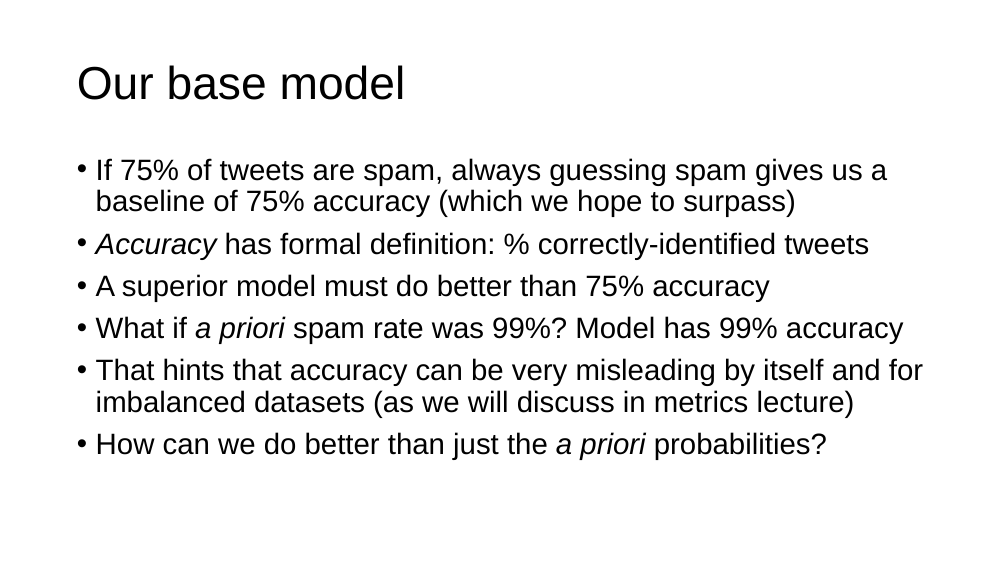
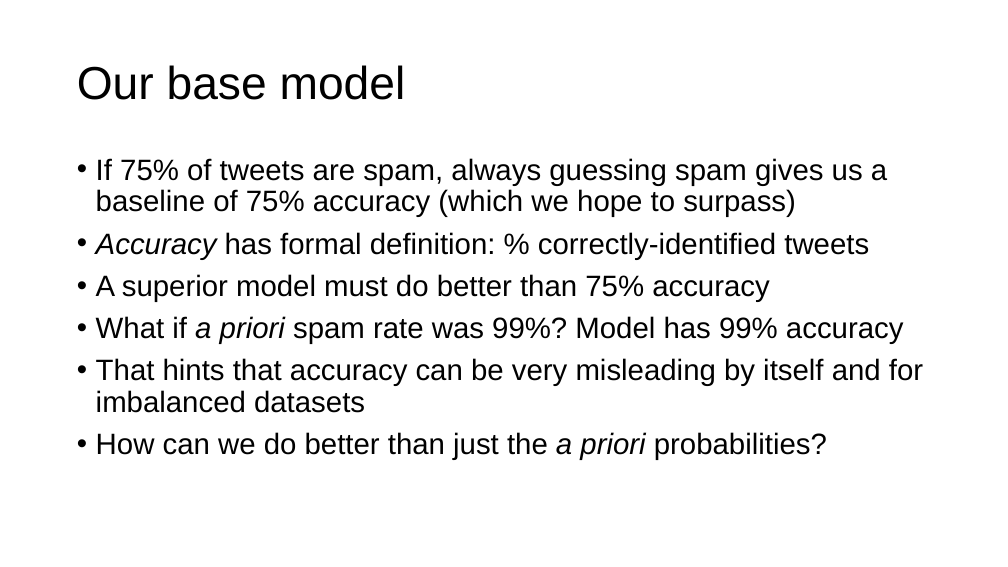
Before and after one commit to parrt/msds621, a slide deck: slide 4 of lectures/naive-bayes.pptx. Drawn at 1008x567 pixels with LibreOffice and Linux fonts; fonts in the diff are those of the drawing; background and template pictures are left out. Boxes give left, top, right and bottom in pixels: in the first picture for what was removed or moved away, otherwise in the second. Text is boxed around its words. In the diff, an @@ line names an element or a change of style, - is before the commit and + after.

```diff
--- a/lectures/naive-bayes.pptx
+++ b/lectures/naive-bayes.pptx
@@ text at [96,358,923,413]: text changed @@
-• That hints that accuracy can be very misleading by itself and for imbalanced datasets (as we will discuss in metrics lecture)
+• That hints that accuracy can be very misleading by itself and for imbalanced datasets
```
Also in this commit, not shown: 4 other slides changed, 3 other files.
